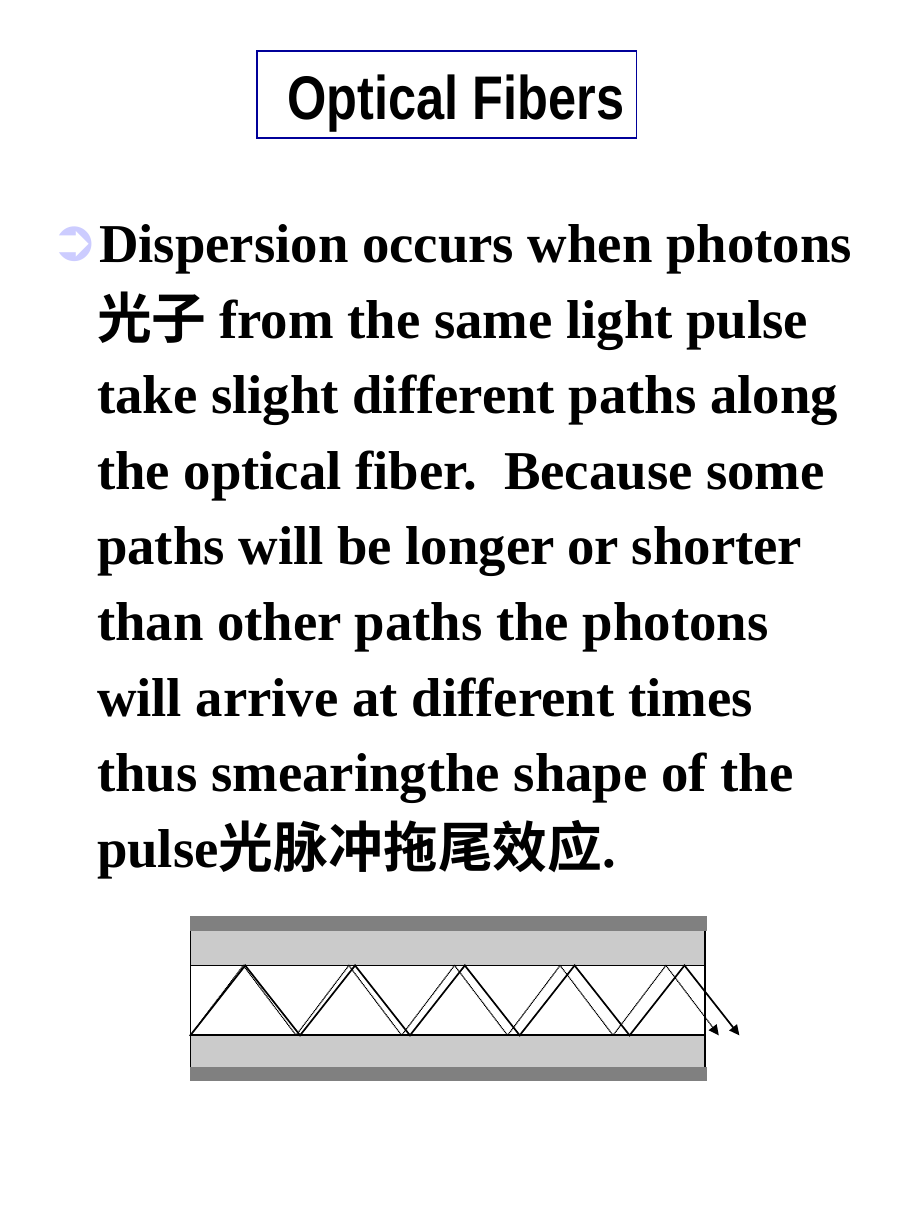
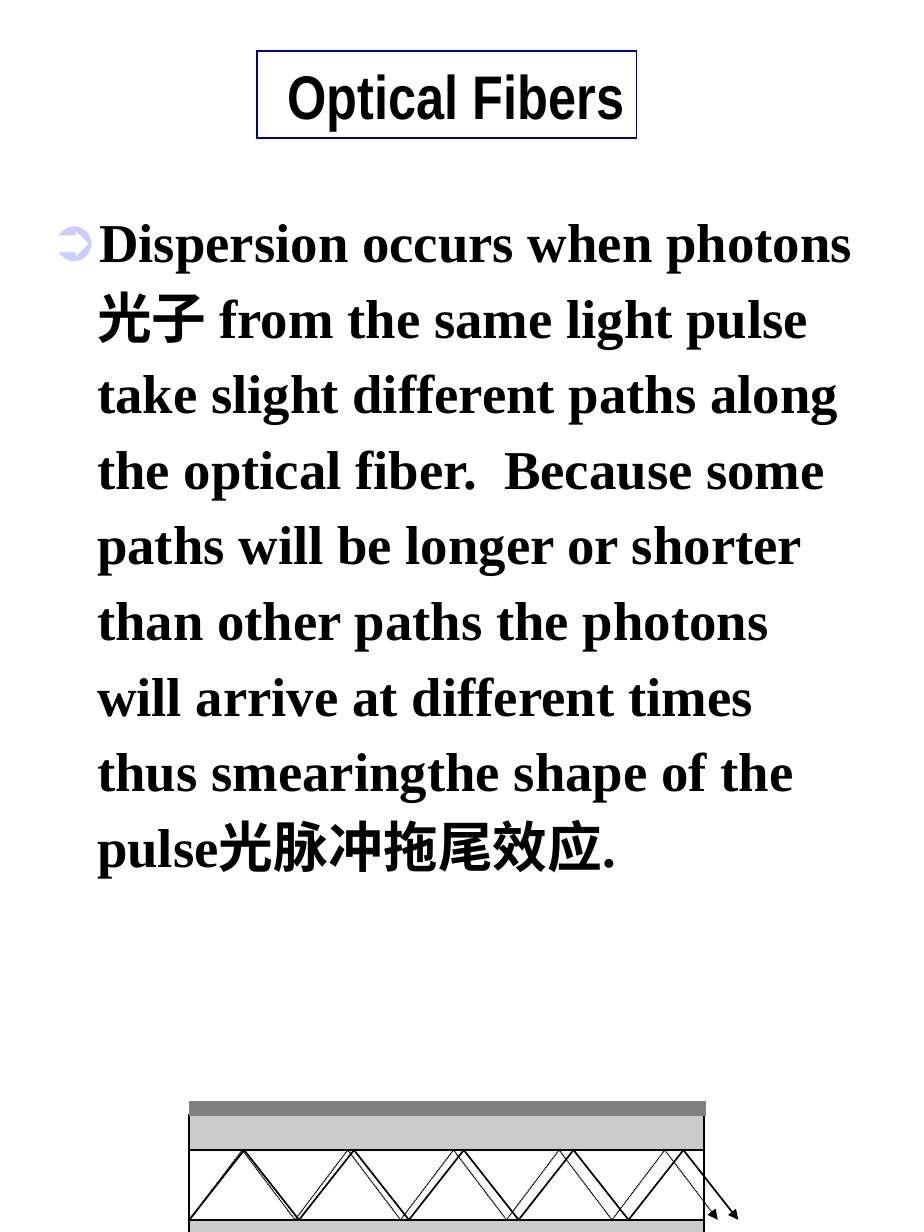
Before and after one commit to ZJWang9928/Own-Notes, a slide deck: slide 110 of 计算机网络课件/第二章课件-PhysicalLayer.ppt. Drawn at 924x1232 pixels with LibreOffice and Linux fonts; fonts in the diff are those of the drawing. Boxes give left, top, right and bottom in pixels: in the first picture for what was removed or moved away, otherwise in the second. Text is boxed around its words. In the diff, an @@ line names an element or a change of style, - is before the commit and + after.

```diff
--- a/计算机网络课件/第二章课件-PhysicalLayer.ppt
+++ b/计算机网络课件/第二章课件-PhysicalLayer.ppt
@@ rectangle removed at <box>191,1067,707,1080</box> @@
@@ 18 lines, 3 rectangles, 2 arrows: place and size @@
-18 lines, 3 rectangles, 2 arrows at <box>191,917,739,1071</box>
+18 lines, 3 rectangles, 2 arrows at <box>190,1101,738,1232</box>
```
Also in this commit, not shown: 7 other slides changed, 8 other files.
